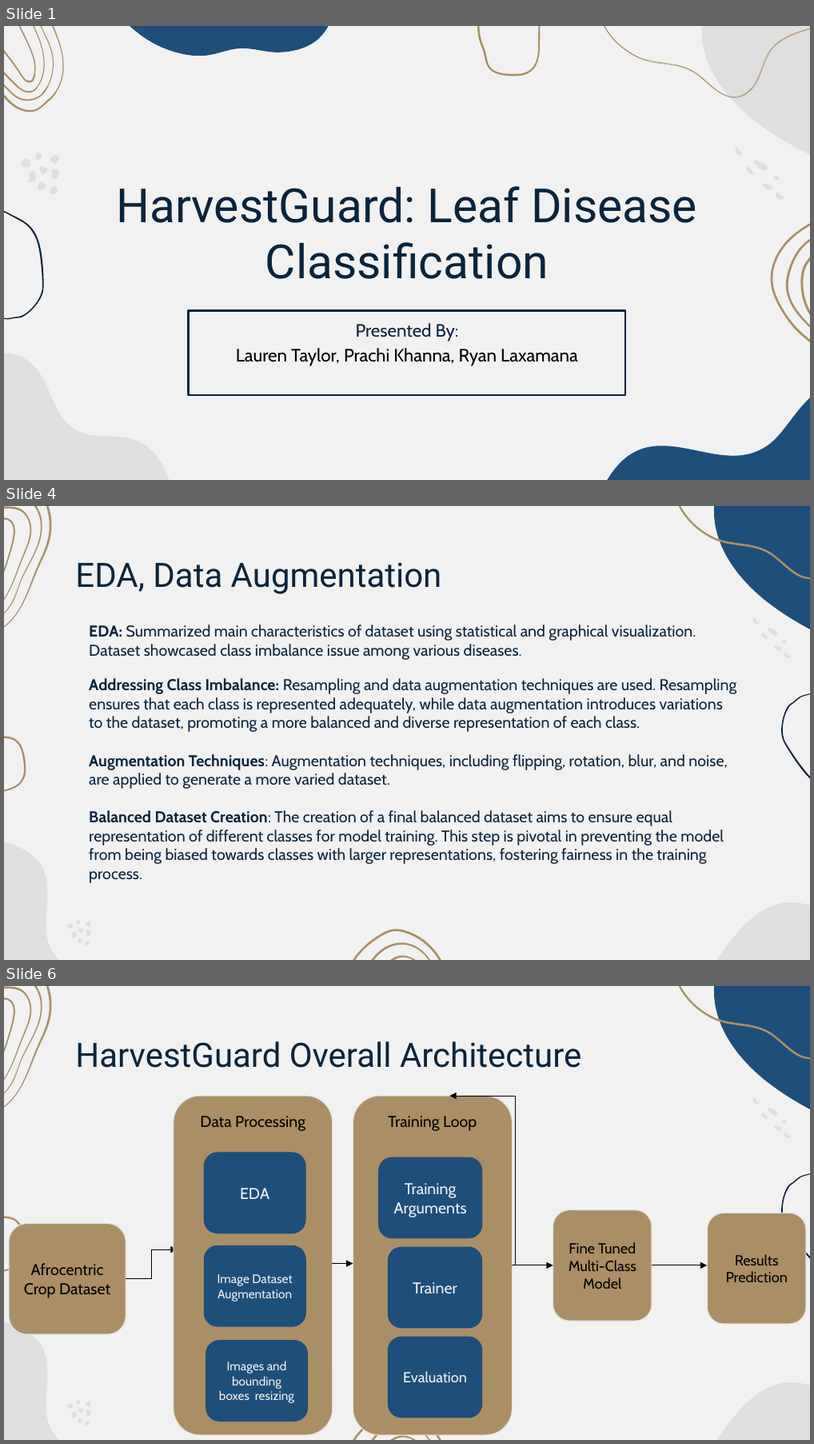
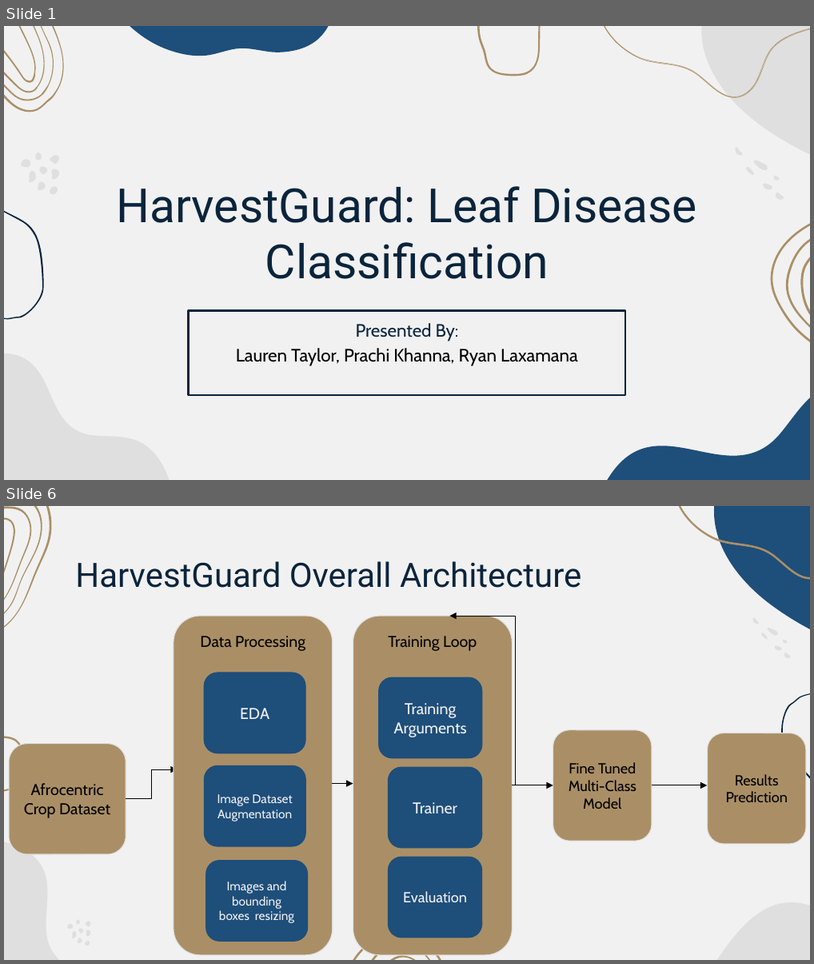
Before and after one commit to ljtaylor99/AAI-521-Final-Project, a slide deck: Final Project Presentation-Team 4.pptx. Shown one above the other, each under a label of ours: slides 1, 4 and 6 before the commit, slides 1 and 6 after it; the slides between them are not shown. The pictures are 814x1444 and 814x964 pixels, drawn with LibreOffice and Linux fonts; fonts in the diff are those of the drawing. Boxes give left, top, right and bottom in pixels: in the first picture for what was removed or moved away, otherwise in the second. Text is boxed around its words. In the diff, an @@ line names an element or a change of style, - is before the commit and + after.

```diff
--- a/Final Project Presentation-Team 4.pptx
+++ b/Final Project Presentation-Team 4.pptx
@@ slide 4 removed at [4,506,810,960], background #F1F1F1; not listed: 28 template elements that a slide beside it also shows @@
@@ title removed at [75,562,442,594] @@
-EDA, Data Augmentation
@@ text removed at [89,624,738,883] @@
-EDA: Summarized main characteristics of dataset using statistical and graphical visualization. Dataset showcased class imbalance issue among various diseases.
-Addressing Class Imbalance: Resampling and data augmentation techniques are used. Resampling ensures that each class is represented adequately, while data augmentation introduces variations to the dataset, promoting a more balanced and diverse representation of each class.
-Augmentation Techniques: Augmentation techniques, including flipping, rotation, blur, and noise, are applied to generate a more varied dataset.
-Balanced Dataset Creation: The creation of a final balanced dataset aims to ensure equal representation of different classes for model training. This step is pivotal in preventing the model from being biased towards classes with larger representations, fostering fairness in the training process.
```
Also in this commit, not shown: 3 slides changed, 5 slides added, 3 other slides removed.
